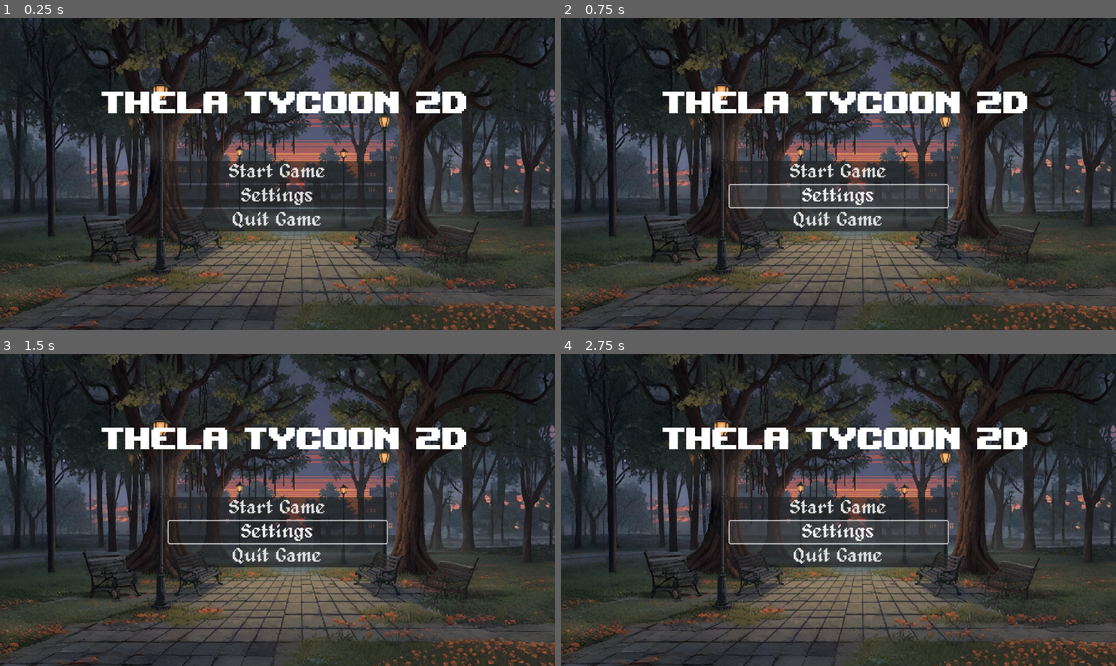
Above: before the commit, frames 1-4 (two rows, left to right).
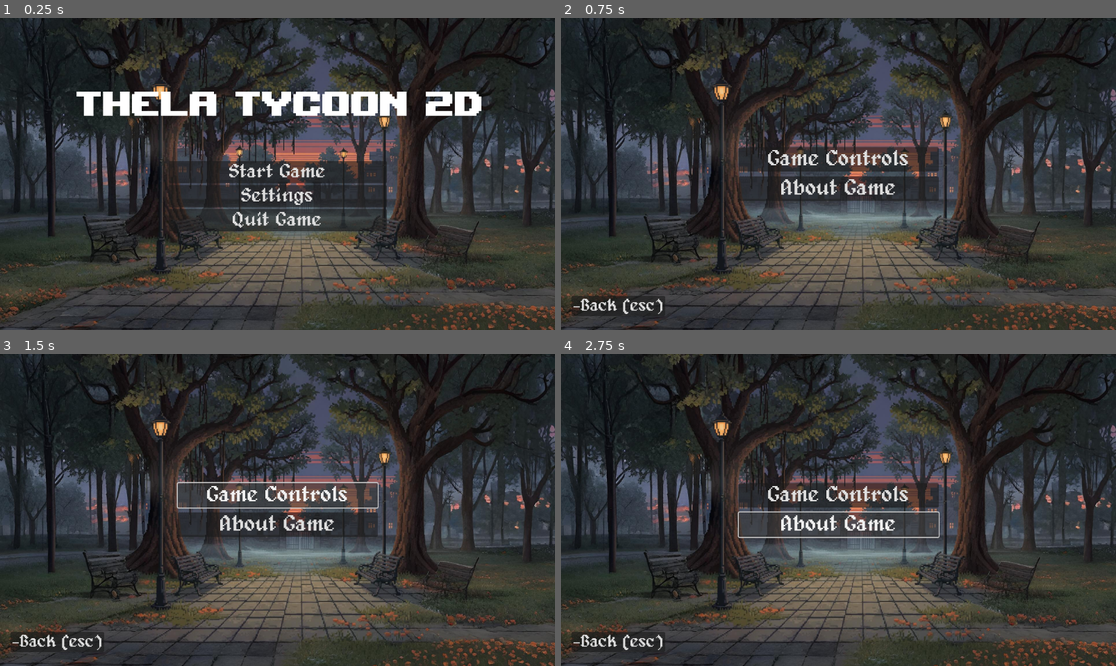
Above: after the commit, the same moments.

Repository: adarshg-org-13/Thela-Tycoon-game
Game: Godot game, scene res://Main_menu.tscn
Two runs of this game, one before a commit and one after it. Both use one fixed random seed, a clock stepped at 60 frames per second and the inputs below.
Inputs (mouse positions are in pixels of both pictures, inside the frame that each line leads up to):
- Up to frame 1 (0.25 s): no input
- Up to frame 2 (0.75 s): click "Settings" at 0.5 s
- Up to frame 3 (1.5 s): click (277, 494) at 1.25 s, where only the run after the commit has a clickable "Game Controls"
- Up to frame 4 (2.75 s): click (838, 525) at 2 s, where only the run after the commit has a clickable "About Game"

The runs differ from the first frame. In frame 1, 3.0% of the frame differs, in the area x 13-87%, y 23-32%; in frame 2, 9.2%; in frame 3, 9.6%, in the area x 1-85%, y 23-96%; in frame 4, 9.3%.

Commit message:
added settings menu

Diff:
--- a/Main_menu.tscn
+++ b/Main_menu.tscn
@@ -1,9 +1,11 @@
-[gd_scene load_steps=5 format=3 uid="uid://cr20oue03ejc2"]
+[gd_scene load_steps=7 format=3 uid="uid://cr20oue03ejc2"]
 
 [ext_resource type="Texture2D" uid="uid://dccqxsrebwg1" path="res://Game images and assets/images/a_A_2D_pixel_art_game_.jpg" id="1_x6lt7"]
 [ext_resource type="FontFile" uid="uid://c4blhgji8rcl3" path="res://Game images and assets/font/alagard.ttf" id="2_x2ps0"]
+[ext_resource type="Script" uid="uid://c11hl233f5nfn" path="res://settings_button.gd" id="3_8ovav"]
 [ext_resource type="Script" uid="uid://bndmm21l1ei66" path="res://quit_game_button.gd" id="3_rlxw3"]
 [ext_resource type="FontFile" uid="uid://bah4drin3efnf" path="res://Game images and assets/font/upheavtt.ttf" id="3_x2ps0"]
+[ext_resource type="AudioStream" uid="uid://cf16ro8ymaq4c" path="res://Game images and assets/Music/platform-8-262410.mp3" id="5_5kukc"]
 
 [node name="Control" type="Control"]
 process_mode = 3
@@ -44,11 +46,12 @@
 theme_override_font_sizes/font_size = 40
 text = "Start Game"
 
-[node name="Settings" type="Button" parent="TextureRect/VBoxContainer"]
+[node name="Settings button" type="Button" parent="TextureRect/VBoxContainer"]
 layout_mode = 2
 theme_override_fonts/font = ExtResource("2_x2ps0")
 theme_override_font_sizes/font_size = 40
 text = "Settings"
+script = ExtResource("3_8ovav")
 
 [node name="Quit game button" type="Button" parent="TextureRect/VBoxContainer"]
 layout_mode = 2
@@ -59,16 +62,25 @@
 
 [node name="Label" type="Label" parent="TextureRect"]
 layout_mode = 1
-anchors_preset = 5
+anchors_preset = 8
 anchor_left = 0.5
+anchor_top = 0.5
 anchor_right = 0.5
-offset_left = -365.0
-offset_top = 130.0
-offset_right = 397.0
-offset_bottom = 218.0
+anchor_bottom = 0.5
+offset_left = -376.0
+offset_top = -196.0
+offset_right = 386.0
+offset_bottom = 24.5
 grow_horizontal = 2
+grow_vertical = 2
 theme_override_fonts/font = ExtResource("3_x2ps0")
-theme_override_font_sizes/font_size = 90
+theme_override_font_sizes/font_size = 100
 text = "Thela Tycoon 2D"
 
+[node name="AudioStreamPlayer" type="AudioStreamPlayer" parent="."]
+stream = ExtResource("5_5kukc")
+volume_db = -10.0
+autoplay = true
+
+[connection signal="pressed" from="TextureRect/VBoxContainer/Settings button" to="TextureRect/VBoxContainer/Settings button" method="_on_pressed"]
 [connection signal="pressed" from="TextureRect/VBoxContainer/Quit game button" to="TextureRect/VBoxContainer/Quit game button" method="_on_pressed"]
--- /dev/null
+++ b/Settings.tscn
@@ -0,0 +1,71 @@
+[gd_scene load_steps=4 format=3 uid="uid://rockvg4fwyc7"]
+
+[ext_resource type="Texture2D" uid="uid://dccqxsrebwg1" path="res://Game images and assets/images/a_A_2D_pixel_art_game_.jpg" id="1_2fv1l"]
+[ext_resource type="FontFile" uid="uid://c4blhgji8rcl3" path="res://Game images and assets/font/alagard.ttf" id="2_mx4kw"]
+[ext_resource type="Script" uid="uid://b250lw006hil3" path="res://back_button.gd" id="3_37a8j"]
+
+[node name="About game" type="Control"]
+process_mode = 3
+layout_mode = 3
+anchors_preset = 15
+anchor_right = 1.0
+anchor_bottom = 1.0
+grow_horizontal = 2
+grow_vertical = 2
+
+[node name="TextureRect" type="TextureRect" parent="."]
+layout_mode = 1
+anchors_preset = 15
+anchor_right = 1.0
+anchor_bottom = 1.0
+grow_horizontal = 2
+grow_vertical = 2
+texture = ExtResource("1_2fv1l")
+expand_mode = 1
+
+[node name="VBoxContainer" type="VBoxContainer" parent="TextureRect"]
+layout_mode = 1
+anchors_preset = 8
+anchor_left = 0.5
+anchor_top = 0.5
+anchor_right = 0.5
+anchor_bottom = 0.5
+offset_left = -207.5
+offset_top = -50.75
+offset_right = 207.5
+offset_bottom = 50.75
+grow_horizontal = 2
+grow_vertical = 2
+theme_override_constants/separation = 10
+
+[node name="Game controls" type="Button" parent="TextureRect/VBoxContainer"]
+layout_mode = 2
+theme_override_fonts/font = ExtResource("2_mx4kw")
+theme_override_font_sizes/font_size = 45
+text = "Game Controls"
+
+[node name="About game" type="Button" parent="TextureRect/VBoxContainer"]
+layout_mode = 2
+theme_override_fonts/font = ExtResource("2_mx4kw")
+theme_override_font_sizes/font_size = 45
+text = "About Game"
+
+[node name="VBoxContainer2" type="VBoxContainer" parent="TextureRect"]
+layout_mode = 1
+anchors_preset = 2
+anchor_top = 1.0
+anchor_bottom = 1.0
+offset_left = 22.0
+offset_top = -71.0
+offset_right = 122.0
+offset_bottom = -26.0
+grow_vertical = 0
+
+[node name="Back button" type="Button" parent="TextureRect/VBoxContainer2"]
+layout_mode = 2
+theme_override_fonts/font = ExtResource("2_mx4kw")
+theme_override_font_sizes/font_size = 35
+text = "-Back (esc)"
+script = ExtResource("3_37a8j")
+
+[connection signal="pressed" from="TextureRect/VBoxContainer2/Back button" to="TextureRect/VBoxContainer2/Back button" method="_on_pressed"]
--- /dev/null
+++ b/back_button.gd
@@ -0,0 +1,19 @@
+extends Button
+
+
+# Called when the node enters the scene tree for the first time.
+func _ready() -> void:
+	pass # Replace with function body.
+
+
+# Called every frame. 'delta' is the elapsed time since the previous frame.
+func _process(delta: float) -> void:
+	pass
+
+func _on_pressed() -> void:
+	pass # Replace with function body.
+	get_tree().change_scene_to_file("res://Main_menu.tscn")
+
+func _input(event: InputEvent) -> void:
+	if event.is_action_pressed("Escape"):
+		get_tree().change_scene_to_file("res://Main_menu.tscn")
--- a/project.godot
+++ b/project.godot
@@ -19,6 +19,14 @@
 
 enabled=PackedStringArray("res://addons/godot_super-wakatime/plugin.cfg")
 
+[input]
+
+Escape={
+"deadzone": 0.2,
+"events": [Object(InputEventKey,"resource_local_to_scene":false,"resource_name":"","device":-1,"window_id":0,"alt_pressed":false,"shift_pressed":false,"ctrl_pressed":false,"meta_pressed":false,"pressed":false,"keycode":0,"physical_keycode":4194305,"key_label":0,"unicode":0,"location":0,"echo":false,"script":null)
+]
+}
+
 [rendering]
 
 renderer/rendering_method="gl_compatibility"
--- /dev/null
+++ b/settings_button.gd
@@ -0,0 +1,17 @@
+extends Button
+
+
+# Called when the node enters the scene tree for the first time.
+func _ready() -> void:
+	pass # Replace with function body.
+
+
+# Called every frame. 'delta' is the elapsed time since the previous frame.
+func _process(delta: float) -> void:
+	pass
+
+
+
+func _on_pressed() -> void:
+	pass # Replace with function body.
+	get_tree().change_scene_to_file("res://Settings.tscn")
Binary file added: Game images and assets/City assets/City1/Bright/City1.png
Not shown, added: Game images and assets/City assets/City1/Bright/City1.png.import
Binary file added: Game images and assets/City assets/City1/Bright/Sky.png
Not shown, added: Game images and assets/City assets/City1/Bright/Sky.png.import
Binary file added: Game images and assets/City assets/City1/Bright/boxes&container.png
Not shown, added: Game images and assets/City assets/City1/Bright/boxes&container.png.import
Binary file added: Game images and assets/City assets/City1/Bright/buildings.png
Not shown, added: Game images and assets/City assets/City1/Bright/buildings.png.import
Binary file added: Game images and assets/City assets/City1/Bright/road&border.png
Not shown, added: Game images and assets/City assets/City1/Bright/road&border.png.import
Binary file added: Game images and assets/City assets/City1/Bright/wall1.png
Not shown, added: Game images and assets/City assets/City1/Bright/wall1.png.import
(and 112 more such lines)
